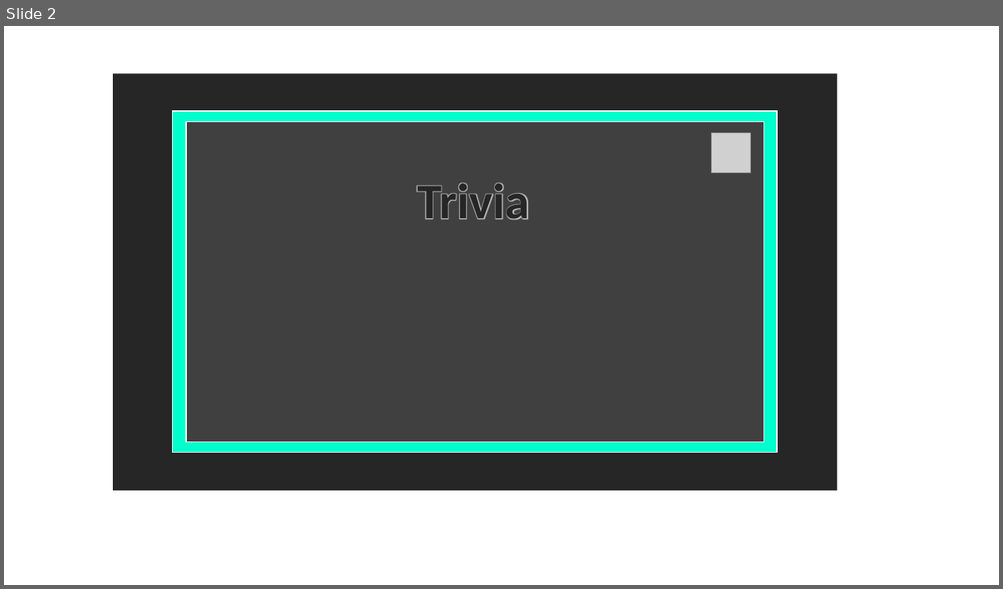
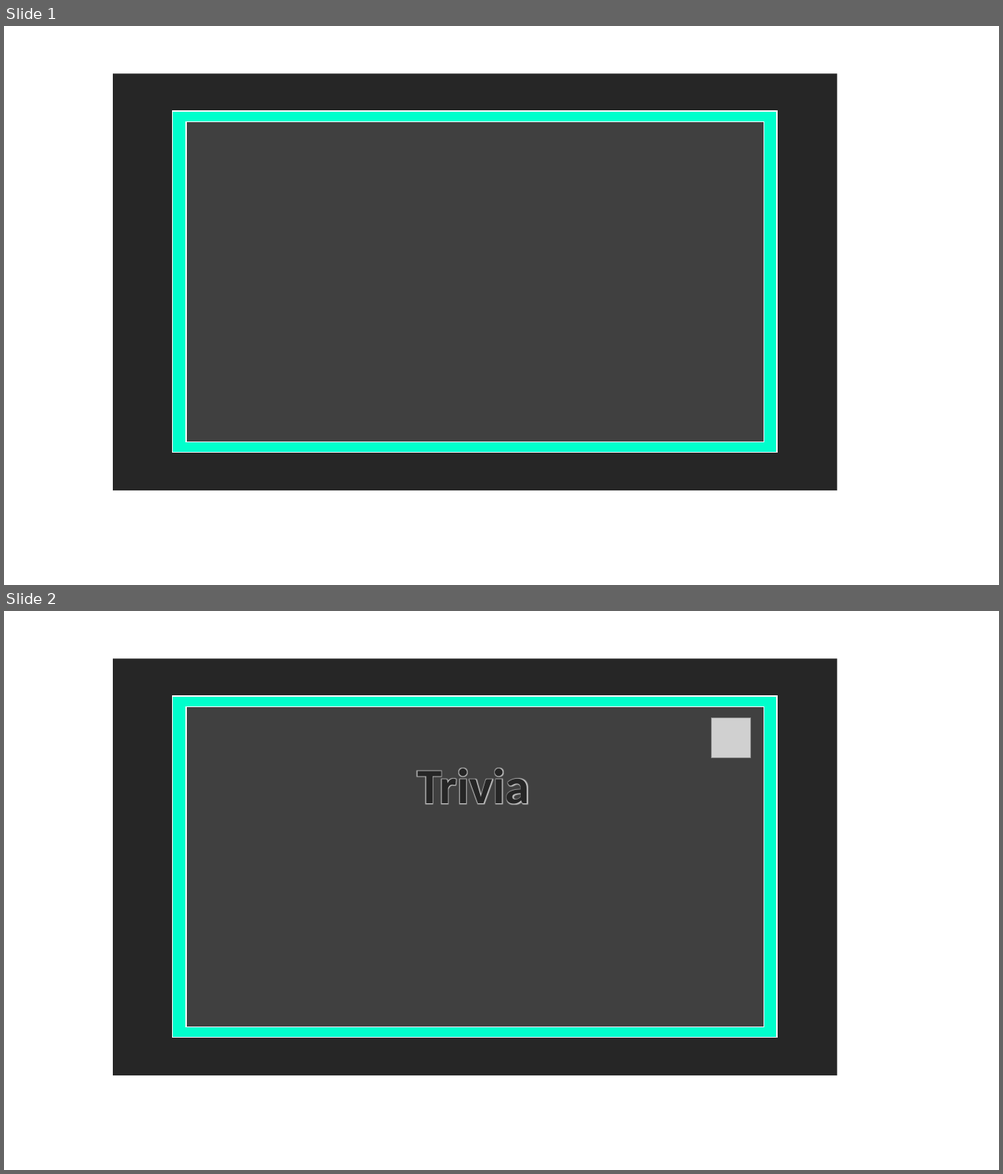
Before and after one commit to Bangi10/Trivia---Advanced-Programming, a slide deck: Trivia Client/Trivia Client/designer.pptx. Shown one above the other, each under a label of ours: slide 2 before the commit, slides 1 and 2 after it. The pictures are 1003x589 and 1003x1174 pixels, drawn with LibreOffice and Linux fonts; fonts in the diff are those of the drawing; grey boxes stand for pictures; background and template pictures are left out. Boxes give left, top, right and bottom in pixels: in the first picture for what was removed or moved away, otherwise in the second. Text is boxed around its words. In the diff, an @@ line names an element or a change of style, - is before the commit and + after.

```diff
--- a/Trivia Client/Trivia Client/designer.pptx
+++ b/Trivia Client/Trivia Client/designer.pptx
@@ slide 1 added at [4, 26, 999, 585], background #FFFFFF @@
@@ rectangle added at [113, 74, 836, 491], fill #262626 @@
@@ rectangle added at [173, 111, 777, 453], fill #00FFCC, outline #FFFFFF 1 pt @@
@@ rectangle added at [186, 122, 764, 443], fill #404040, outline #FFFFFF 1 pt @@
```
Also in this commit, not shown: 1 slide removed, 11 other files.
